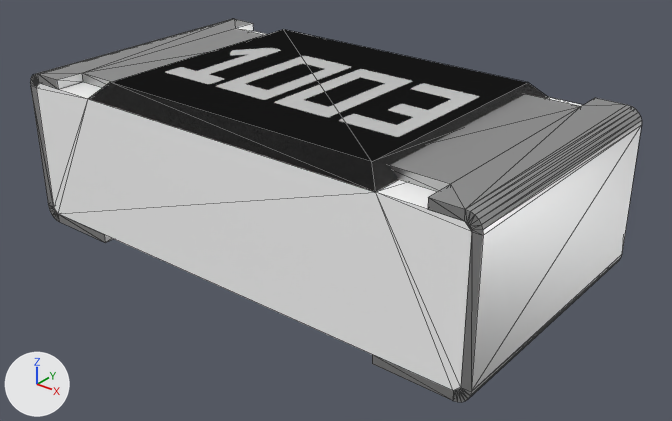
Two versions of the Blender file Resistors/Fixed Value/0603/MCT06030C1003FP500.blend, one commit apart.
Before and after are seen from a 50 mm camera at (1.754, -2.108, 1.442) aimed at (0.08, -0.016, 0.145). The lights are fixed; the arrows at lower left show +X, +Y and +Z. Mesh edges are drawn as thin lines.

The first picture shows 'MCT06030C1003FP500'.
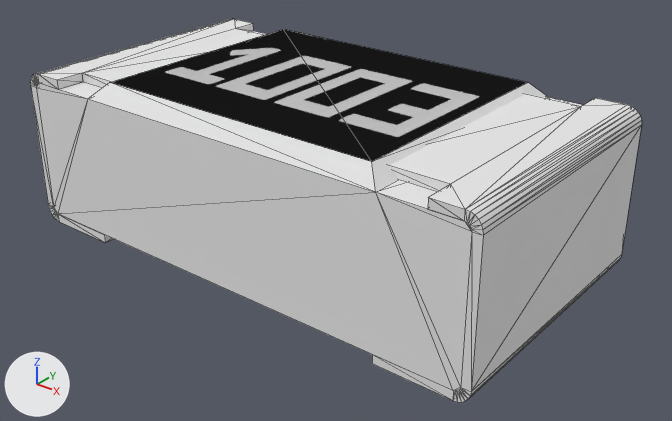
Where the change shows, as pixel boxes (x1, y1, x2, y2) in the pictures (672 x 421 px):
'MCT06030C1003FP500', recoloured
    both: (30, 19, 642, 402)

What changed in the scene script:
```text
Change mat_black_plastic:
    remove # nodes: Displacement, Group, OutputMaterial
    remove # colours: black #191919
    nodes: BsdfDiffuse, OutputMaterial
Change mat_metal:
    remove n0 = _N.new('ShaderNodeOutputMaterial'); n0.name = 'Material Output'
    remove n1 = _N.new('ShaderNodeGroup'); n1.name = 'Metallic'
    remove n1.node_tree = ng_metallic
    remove n1.inputs[0].default_value = (0.591, 0.591, 0.591, 1.0)  # 'Base Color', light grey #cacaca
    remove _L.new(n1.outputs[0], n0.inputs[0])  # 'BSDF' to 'Surface'
    add n2 = _N.new('ShaderNodeOutputMaterial'); n2.name = 'Material Output.001'
    add n3 = _N.new('ShaderNodeBsdfDiffuse'); n3.name = 'Diffuse BSDF'
    add _L.new(n3.outputs[0], n2.inputs[0])  # 'BSDF' to 'Surface'
```
